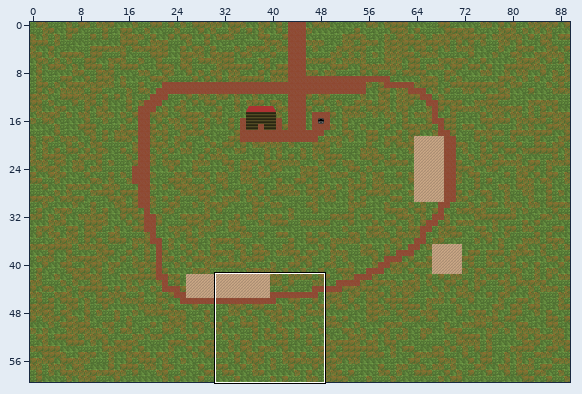
An edit to a level. Tiled map, src/Assets/FreestyleRanch.tmx. The picture above shows the old version from afar; the outline marks the close-up.
Close-up. First the earlier version:
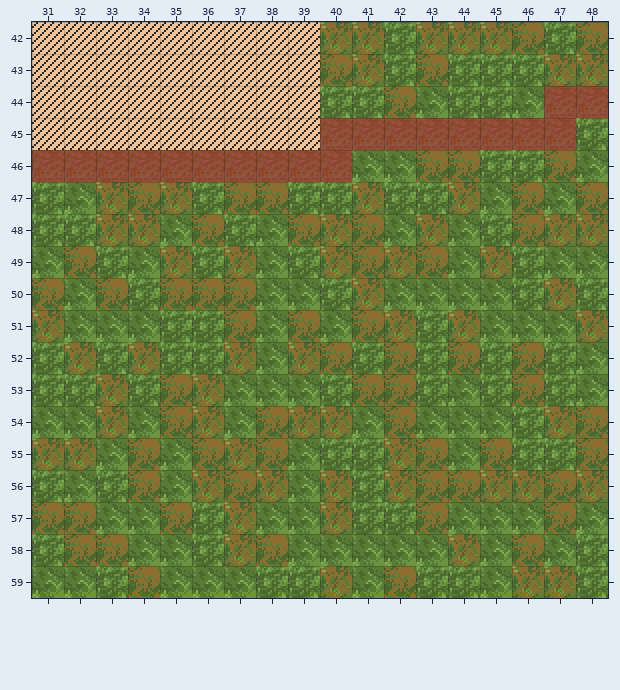
Cells are 16x16 px. Shown: x 31..48, y 42..59. The commit also changed other parts of the map, which this record leaves out.
New version:
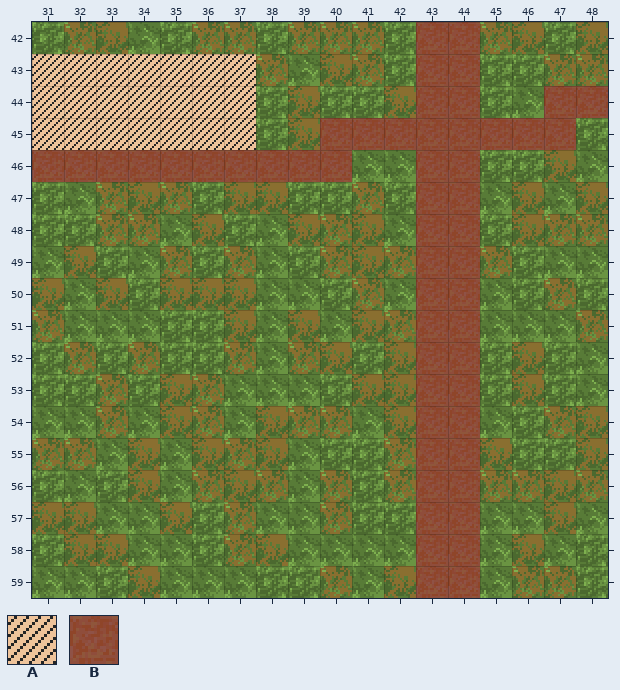
Key: from "FreestyleRanch": A 4, B 10.
_ is an empty cell.
Diff:
Layer "Road":
y 42..44: x 43..44 __ -> BB
y 46..59: x 43..44 __ -> BB
Layer "Fields":
y 42: x 31..39 AAAAAAAAA -> _________
y 43..45: x 38..39 AA -> __
